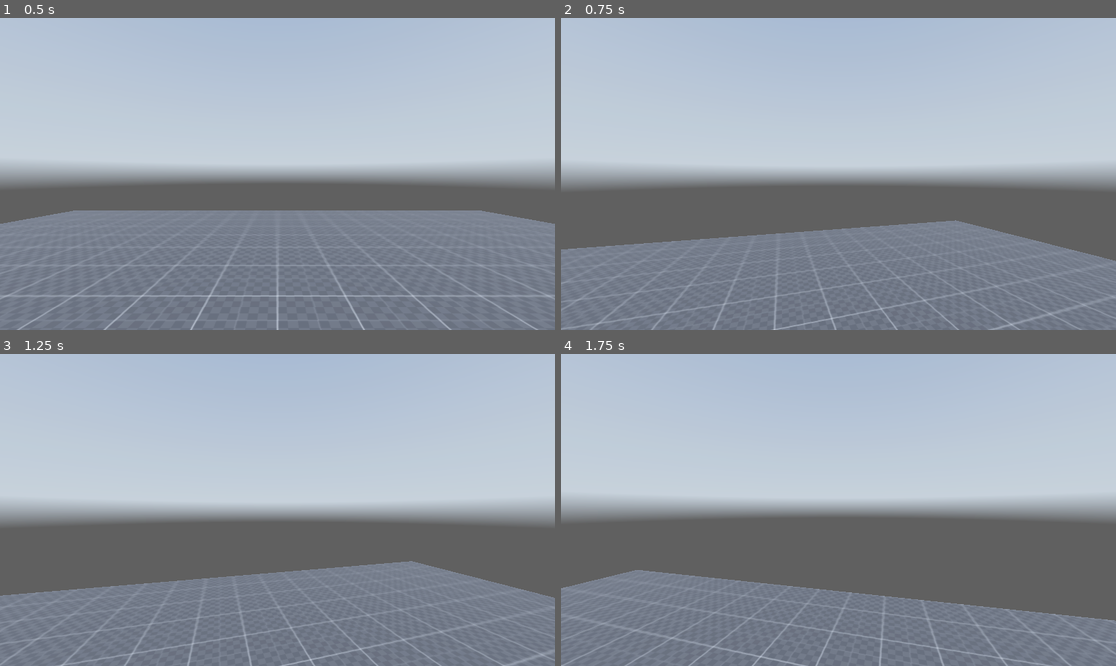
Above: before the commit, frames 1-4 (two rows, left to right).
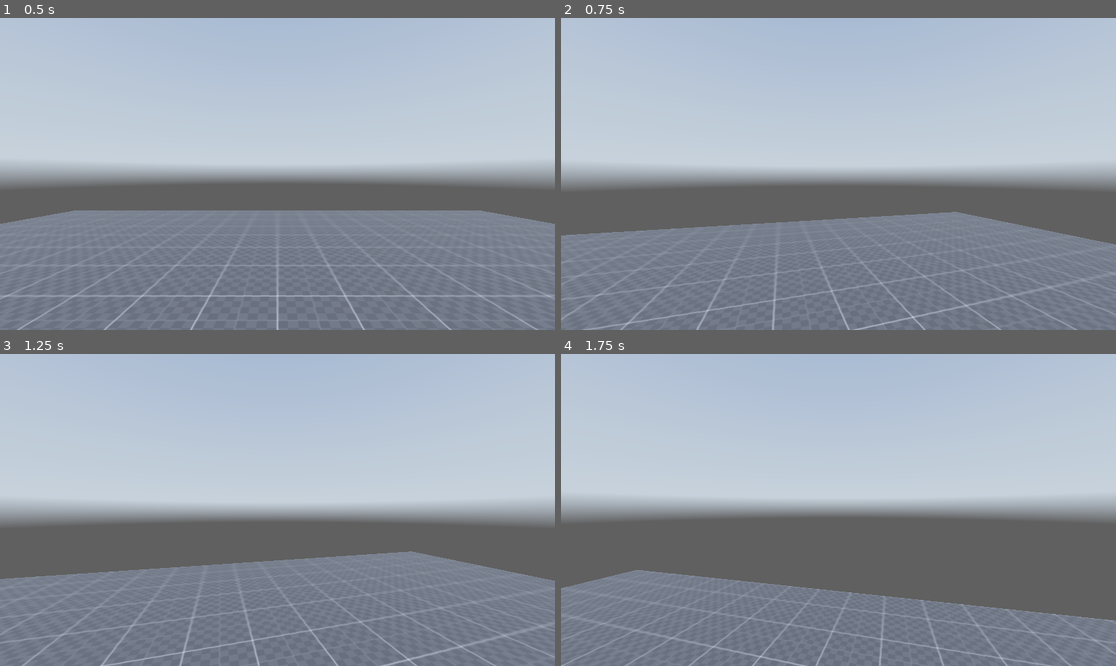
Above: after the commit, the same moments.

Repository: FahadHameed89/GodotPlayground3D
Game: Godot game, scene res://Scenes/world.tscn
Two runs of this game, one before a commit and one after it. Both use one fixed random seed, a clock stepped at 60 frames per second and the inputs below. The project has no main scene, so this scene is started directly. A sky picture missing from this copy of the repository is replaced by a grey-blue gradient.
Inputs (mouse positions are in pixels of both pictures, inside the frame that each line leads up to):
- Up to frame 1 (0.5 s): no input
- Up to frame 2 (0.75 s): tap Enter (ui_accept) at 0.5 s; move the mouse to (866, 174) at 0.52 s; hold W (forward) from 0.53 s (still down); hold Ctrl (crouch) from 0.53 s (still down)
- Up to frame 3 (1.25 s): keep holding W (forward); keep holding Ctrl (crouch); tap Enter (ui_accept) at 0.77 s
- Up to frame 4 (1.75 s): keep holding W (forward); move the mouse to (810, 510) at 1.27 s; release Ctrl (crouch) at 1.28 s; tap Ctrl (crouch) at 1.35 s; tap Enter (ui_accept) at 1.52 s

Frame 1 is identical in both runs. In frame 2, 5.5% of the frame differs, in the area x 0-100%, y 62-100%; in frame 3, 6.0%, in the area x 0-100%, y 63-100%; in frame 4, nothing differs.

Commit message:
implemented crouching height change
when you crouch your head camera is shifted down half a m

Diff:
--- a/Scripts/player.gd
+++ b/Scripts/player.gd
@@ -16,6 +16,8 @@
 var lerp_speed = 10.0 #used to change the speed of the player
 var direction = Vector3.ZERO
 
+var crouching_depth = -0.5
+
 # Get the gravity from the project settings to be synced with RigidBody nodes.
 var gravity = ProjectSettings.get_setting("physics/3d/default_gravity")
 
@@ -33,7 +35,9 @@
 
 	if Input.is_action_pressed("crouch"):
 		current_speed = crouching_speed
+		head.position.y = 1.8 + crouching_depth
 	else:
+		head.position.y = 1.8
 		if Input.is_action_pressed("sprint"):
 			current_speed = sprinting_speed
 		else:
